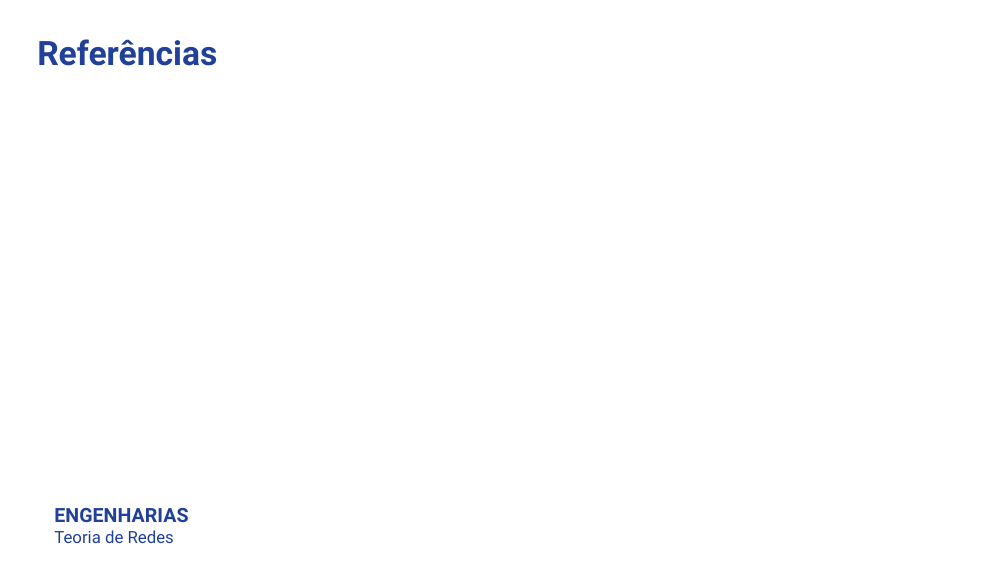
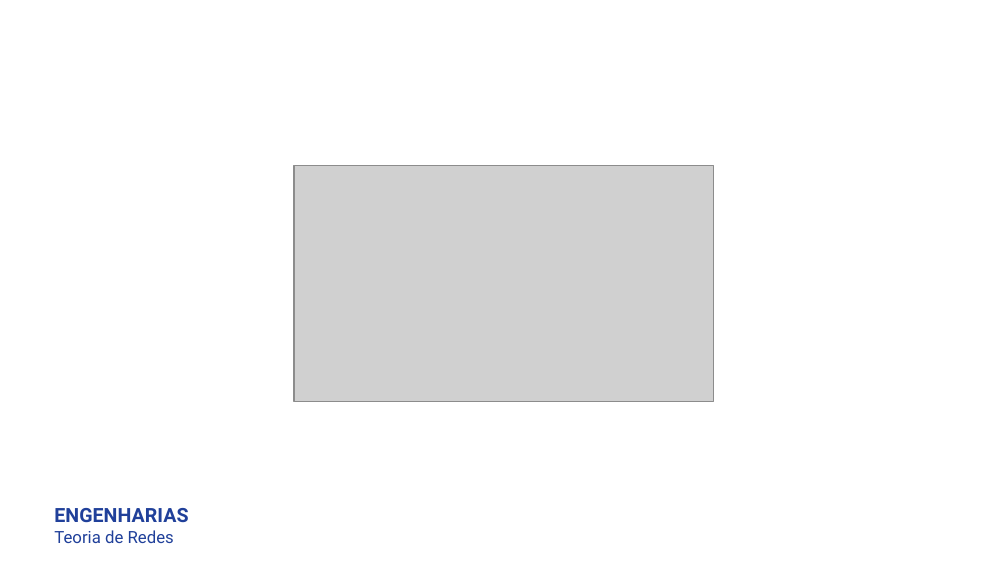
Before and after one commit to luisfelipe998/docker-demo, a slide deck: slide 28 of LuisFelipeBorsoi_LuizFelipeFlores_TGB.pptx (slide 4 before the commit). Drawn at 1008x567 pixels with LibreOffice and Linux fonts; fonts in the diff are those of the drawing; grey boxes stand for pictures. Boxes give left, top, right and bottom in pixels: in the first picture for what was removed or moved away, otherwise in the second. Text is boxed around its words. In the diff, an @@ line names an element or a change of style, - is before the commit and + after.

```diff
--- a/LuisFelipeBorsoi_LuizFelipeFlores_TGB.pptx
+++ b/LuisFelipeBorsoi_LuizFelipeFlores_TGB.pptx
@@ text removed at [37, 39, 217, 66] @@
-Referências
@@ picture added at [294, 166, 715, 401] @@
```
Also in this commit, not shown: 2 other slides changed, 26 slides added, 4 other files.
